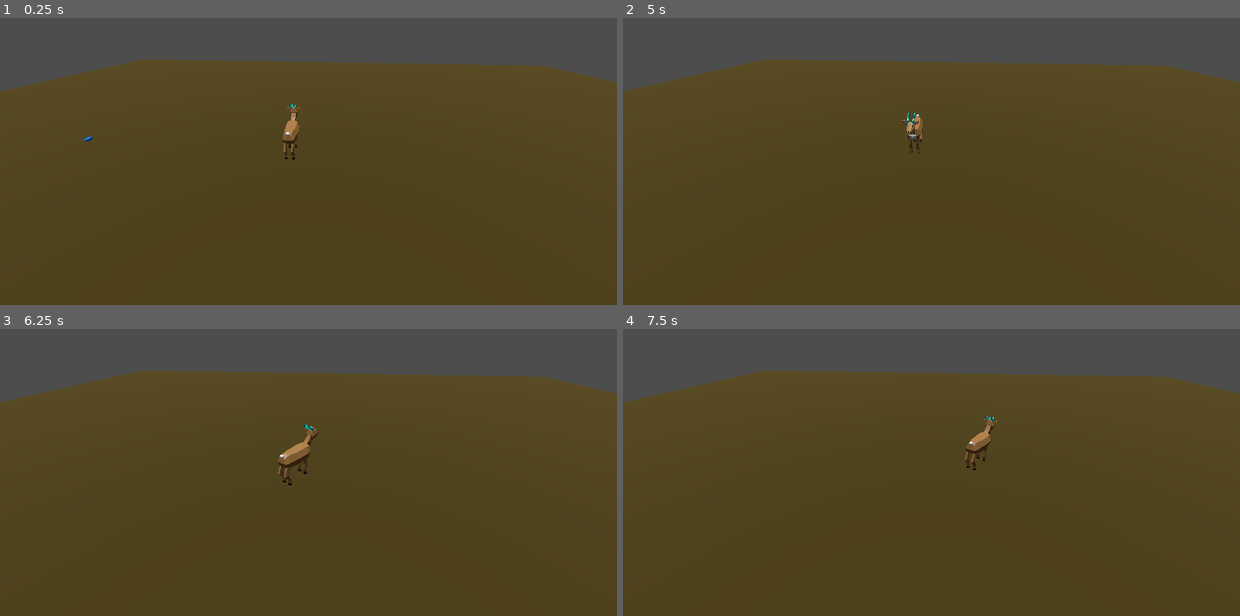
Above: before the commit, frames 1-4 (two rows, left to right).
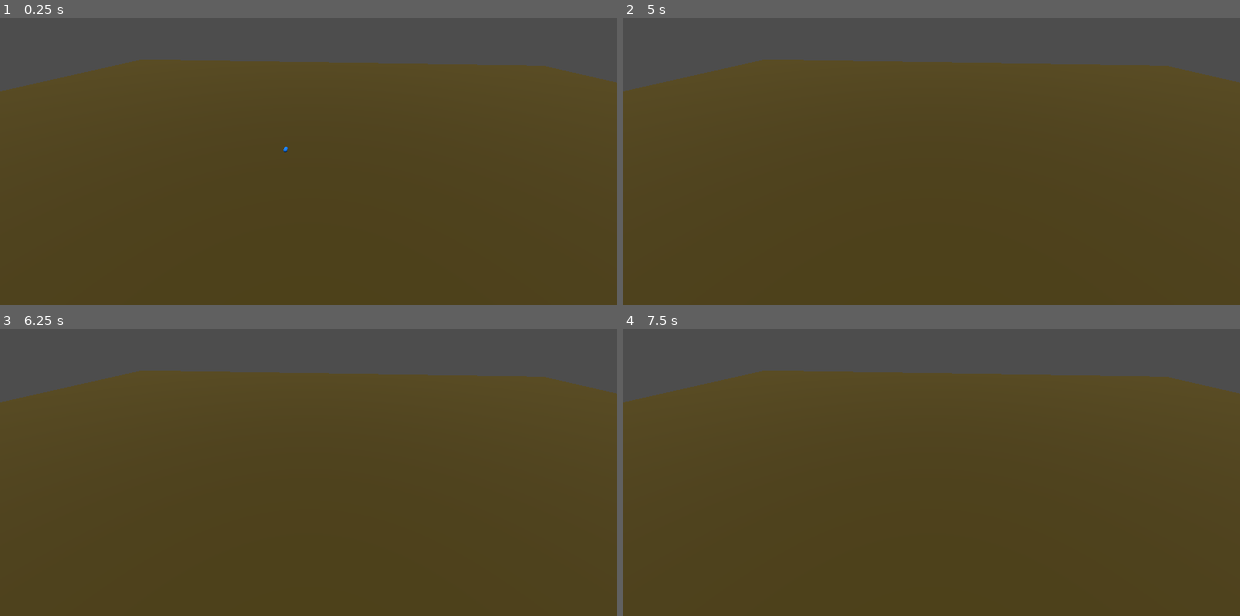
Above: after the commit, the same moments.

Repository: kongshijatwit/deer-forest
Game: Godot game, scene res://scenes/test/deer_test.tscn
Same seed, same stepped clock (60 frames per second), same inputs: the game is played once before the commit and once after it.
Inputs:
- Up to frame 1 (0.25 s): no input
- Up to frame 2 (5 s): tap Enter at 0.5, 2, 3.5 s; tap Space at 1.25, 2.75, 4.25 s
- Up to frame 3 (6.25 s): no input
- Up to frame 4 (7.5 s): no input

The runs differ from the first frame. In frame 1, 0.3% of the frame differs, in the area x 13-49%, y 29-50%; in frame 2, 0.2%; in frame 3, 0.4%, in the area x 44-52%, y 33-55%; in frame 4, 0.3%.

Commit message:
Bullets can kill deer

Diff:
--- a/prefabs/deer/deer.tscn
+++ b/prefabs/deer/deer.tscn
@@ -7,7 +7,7 @@
 height = 2.32635
 
 [sub_resource type="BoxShape3D" id="BoxShape3D_bt2a0"]
-size = Vector3(0.805916, 2.03346, 2.20898)
+size = Vector3(0.849167, 2.04019, 2.29248)
 
 [sub_resource type="SphereShape3D" id="SphereShape3D_gcwh4"]
 radius = 6.04495
@@ -20,17 +20,24 @@
 
 [node name="Deer_Test" parent="." instance=ExtResource("2_55h0u")]
 
-[node name="head_collider" type="CollisionShape3D" parent="."]
+[node name="body" type="Area3D" parent="."]
+
+[node name="head_collider" type="CollisionShape3D" parent="body"]
 transform = Transform3D(-2.31815e-08, 2.31815e-08, 0.75, 0.53033, 0.53033, 0, -0.53033, 0.53033, -3.27835e-08, 0.0144947, 0.340001, 0.841865)
 shape = SubResource("CylinderShape3D_55h0u")
 
-[node name="torso_collider" type="CollisionShape3D" parent="."]
-transform = Transform3D(1, 0, 0, 0, 1, 0, 0, 0, 1, -0.0158319, -0.545403, -0.606497)
+[node name="torso_collider" type="CollisionShape3D" parent="body"]
+transform = Transform3D(1, 0, 0, 0, 1, 0, 0, 0, 1, -0.0213546, -0.492306, -0.648247)
 shape = SubResource("BoxShape3D_bt2a0")
 
-[node name="Area3D" type="Area3D" parent="."]
+[node name="detection" type="Area3D" parent="."]
 
-[node name="DetectionCollider" type="CollisionShape3D" parent="Area3D"]
+[node name="DetectionCollider" type="CollisionShape3D" parent="detection"]
 shape = SubResource("SphereShape3D_gcwh4")
 
-[connection signal="area_entered" from="Area3D" to="." method="_on_area_entered"]
+[node name="torso" type="CollisionShape3D" parent="."]
+transform = Transform3D(1, 0, 0, 0, 1, 0, 0, 0, 1, -0.0145881, -0.539986, -0.606497)
+shape = SubResource("BoxShape3D_bt2a0")
+
+[connection signal="area_entered" from="body" to="." method="_on_deer_hit"]
+[connection signal="area_entered" from="detection" to="." method="_on_area_entered"]
--- a/prefabs/temp_bullet/bullet.tscn
+++ b/prefabs/temp_bullet/bullet.tscn
@@ -27,7 +27,7 @@
 transform = Transform3D(0.25, 0, 0, 0, 0.25, 0, 0, 0, 0.25, 0, 0, 0)
 shape = SubResource("CapsuleShape3D_fh0yl")
 
-[node name="Area3D" type="Area3D" parent="."]
+[node name="Area3D" type="Area3D" parent="." groups=["bullet"]]
 transform = Transform3D(0.25, 0, 0, 0, 0.25, 0, 0, 0, 0.25, 0, 0, 0)
 
 [node name="CollisionShape3D2" type="CollisionShape3D" parent="Area3D"]
--- a/scenes/test/deer_test.tscn
+++ b/scenes/test/deer_test.tscn
@@ -39,7 +39,7 @@
 leash = NodePath("../Marker3D")
 
 [node name="bullet" parent="." instance=ExtResource("2_eqqxn")]
-transform = Transform3D(1, 0, 0, 0, -4.37114e-08, -1, 0, 1, -4.37114e-08, 16.9287, 0.953884, -2.99092)
+transform = Transform3D(1, 0, 0, 0, -4.37114e-08, -1, 0, 1, -4.37114e-08, 2.61269, 0.953884, -2.18403)
 
 [node name="Marker3D" type="Marker3D" parent="."]
 transform = Transform3D(1, 0, 0, 0, 1, 0, 0, 0, 1, -13.9272, 0, 13.2787)
--- a/scripts/deer/deer.gd
+++ b/scripts/deer/deer.gd
@@ -23,85 +23,94 @@
 
 
 func _ready():
-    idle_timer = randf_range(MIN_IDLE_TIME, MAX_IDLE_TIME)
-    react_timer = MAX_REACT_TIME
-    walk_timer = randf_range(MIN_WALK_TIME, MAX_WALK_TIME)
-    run_timer = MAX_RUN_TIME
+	idle_timer = randf_range(MIN_IDLE_TIME, MAX_IDLE_TIME)
+	react_timer = MAX_REACT_TIME
+	walk_timer = randf_range(MIN_WALK_TIME, MAX_WALK_TIME)
+	run_timer = MAX_RUN_TIME
 
 
 func _process(delta: float) -> void:
-    match current_state:
-        STATE.IDLE:
-            if idle_timer > 0:
-                idle_timer -= delta
-            else:
-                current_state = (randi() % 3) as STATE
-                if current_state == STATE.IDLE:
-                    print("keep idling: idle -> idle")
-                elif current_state == STATE.WALK:
-                    rotate_y(deg_to_rad(randf_range(0.0, 360.0)))
-                    print("going to walk state: idle -> walk")
-                elif current_state == STATE.GRAZE:
-                    print("going to graze state: idle -> graze")
-                idle_timer = randf_range(MIN_IDLE_TIME, MAX_IDLE_TIME)
+	match current_state:
+		STATE.IDLE:
+			if idle_timer > 0:
+				idle_timer -= delta
+			else:
+				current_state = (randi() % 3) as STATE
+				if current_state == STATE.IDLE:
+					print("keep idling: idle -> idle")
+				elif current_state == STATE.WALK:
+					rotate_y(deg_to_rad(randf_range(0.0, 360.0)))
+					print("going to walk state: idle -> walk")
+				elif current_state == STATE.GRAZE:
+					print("going to graze state: idle -> graze")
+				idle_timer = randf_range(MIN_IDLE_TIME, MAX_IDLE_TIME)
 
-        STATE.WALK:
-            if walk_timer > 0:
-                walk_timer -= delta
-            else:
-                current_state = STATE.IDLE
-                walk_timer = randf_range(MIN_WALK_TIME, MAX_WALK_TIME)
-                velocity = Vector3.ZERO
-                print("going to idle state: walk -> idle")
+		STATE.WALK:
+			if walk_timer > 0:
+				walk_timer -= delta
+			else:
+				current_state = STATE.IDLE
+				walk_timer = randf_range(MIN_WALK_TIME, MAX_WALK_TIME)
+				velocity = Vector3.ZERO
+				print("going to idle state: walk -> idle")
 
-        STATE.GRAZE:
-            current_state = STATE.IDLE
-            print("going to idle state: graze -> idle")
+		STATE.GRAZE:
+			current_state = STATE.IDLE
+			print("going to idle state: graze -> idle")
 
-        STATE.SPOOK:
-            print("spooking")
-            if react_timer > 0:
-                react_timer -= delta
-            else:
-                current_state = STATE.RUN
-                react_timer = MAX_REACT_TIME
-                print("going to run state: spook -> run")
+		STATE.SPOOK:
+			print("spooking")
+			if react_timer > 0:
+				react_timer -= delta
+			else:
+				current_state = STATE.RUN
+				react_timer = MAX_REACT_TIME
+				print("going to run state: spook -> run")
 
-        STATE.RUN:
-            if run_timer > 0:
-                run_timer -= delta
-            else:
-                current_state = STATE.IDLE
-                run_timer = MAX_RUN_TIME
-                velocity = Vector3.ZERO
-                print("going to idle state: run -> idle")
+		STATE.RUN:
+			if run_timer > 0:
+				run_timer -= delta
+			else:
+				current_state = STATE.IDLE
+				run_timer = MAX_RUN_TIME
+				velocity = Vector3.ZERO
+				print("going to idle state: run -> idle")
+
+		STATE.DEAD:
+			queue_free()
+			print("dead")
 
 
 
 func _physics_process(delta: float) -> void:
-    if current_state == STATE.RUN:
-        velocity = run_direction * run_speed * delta
+	if current_state == STATE.RUN:
+		velocity = run_direction * run_speed * delta
 
-    elif current_state == STATE.WALK:
-        velocity = transform.basis.z * walk_speed * delta  # Walk forward in local space
+	elif current_state == STATE.WALK:
+		velocity = transform.basis.z * walk_speed * delta  # Walk forward in local space
 
-    move_and_slide()
+	move_and_slide()
 
 
 func _on_area_entered(area: Area3D) -> void:
-    # Getting object-entered position for run direction
-    spook_object_position = area.get_parent().position
-    run_direction = -(spook_object_position - global_position).normalized()
+	# Getting object-entered position for run direction
+	spook_object_position = area.get_parent().position
+	run_direction = -(spook_object_position - global_position).normalized()
 
-    if area.is_in_group("bound"):
-        run_direction = (leash.position - global_position).normalized()
-        spook_object_position = -leash.position
+	if area.is_in_group("bound"):
+		run_direction = (leash.position - global_position).normalized()
+		spook_object_position = -leash.position
 
-    run_direction.y = 0
+	run_direction.y = 0
 
-    # Look in running direction
-    look_at(spook_object_position)
-    rotation.x = rad_to_deg(0)
+	# Look in running direction
+	look_at(spook_object_position)
+	rotation.x = rad_to_deg(0)
 
-    # Set state
-    current_state = STATE.SPOOK
+	# Set state
+	current_state = STATE.SPOOK
+
+
+func _on_deer_hit(area: Area3D) -> void:
+	if area.is_in_group("bullet"):
+		current_state = STATE.DEAD
